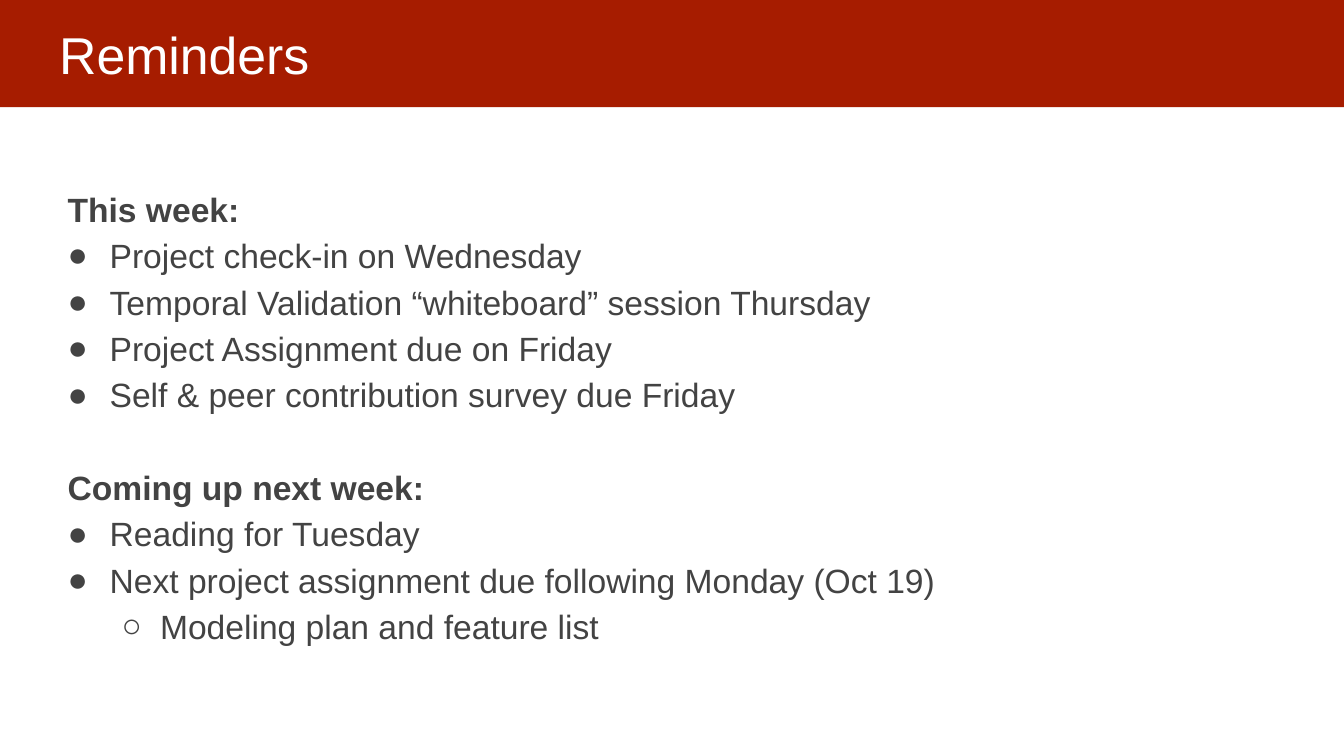
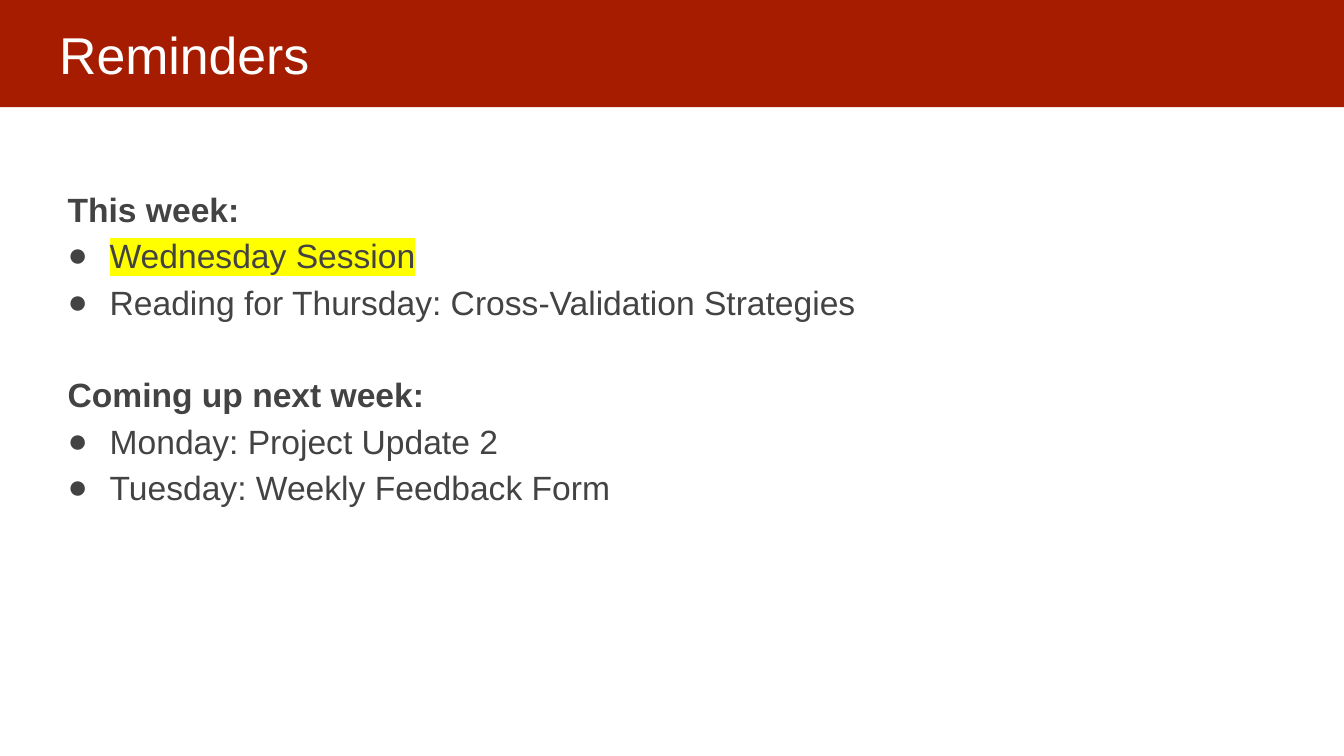
Before and after one commit to dssg/MLinPractice, a slide deck: slide 2 of Lectures/Lecture5-ModelSelection.pptx (slide 30 before the commit). Drawn at 1344x756 pixels with LibreOffice and Linux fonts; fonts in the diff are those of the drawing. Boxes give left, top, right and bottom in pixels: in the first picture for what was removed or moved away, otherwise in the second. Text is boxed around its words. In the diff, an @@ line names an element or a change of style, - is before the commit and + after.

```diff
--- a/Lectures/Lecture5-ModelSelection.pptx
+++ b/Lectures/Lecture5-ModelSelection.pptx
@@ text at [110,241,855,322]: text changed @@
-● Project check-in on Wednesday
-● Temporal Validation “whiteboard” session Thursday
-● Project Assignment due on Friday
-● Self & peer contribution survey due Friday
+● Wednesday Session
+● Reading for Thursday: Cross-Validation Strategies
@@ text at [110,429,610,507]: text changed @@
-● Reading for Tuesday
-● Next project assignment due following Monday (Oct 19)
-  ○ Modeling plan and feature list
+● Monday: Project Update 2
+● Tuesday: Weekly Feedback Form
```
Also in this commit, not shown: 2 other slides changed, 10 slides added, 11 slides removed, 3 other files.
